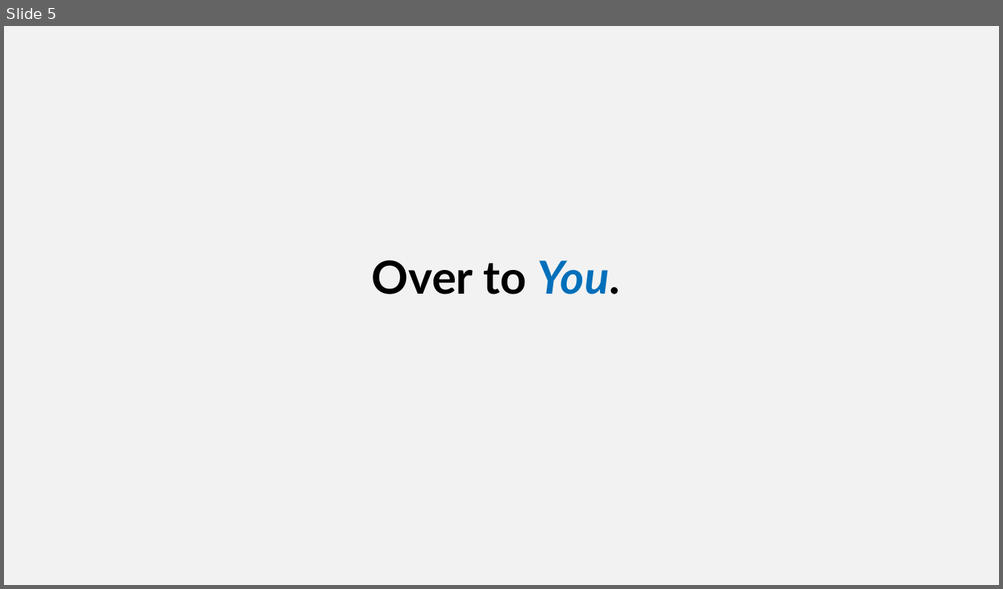
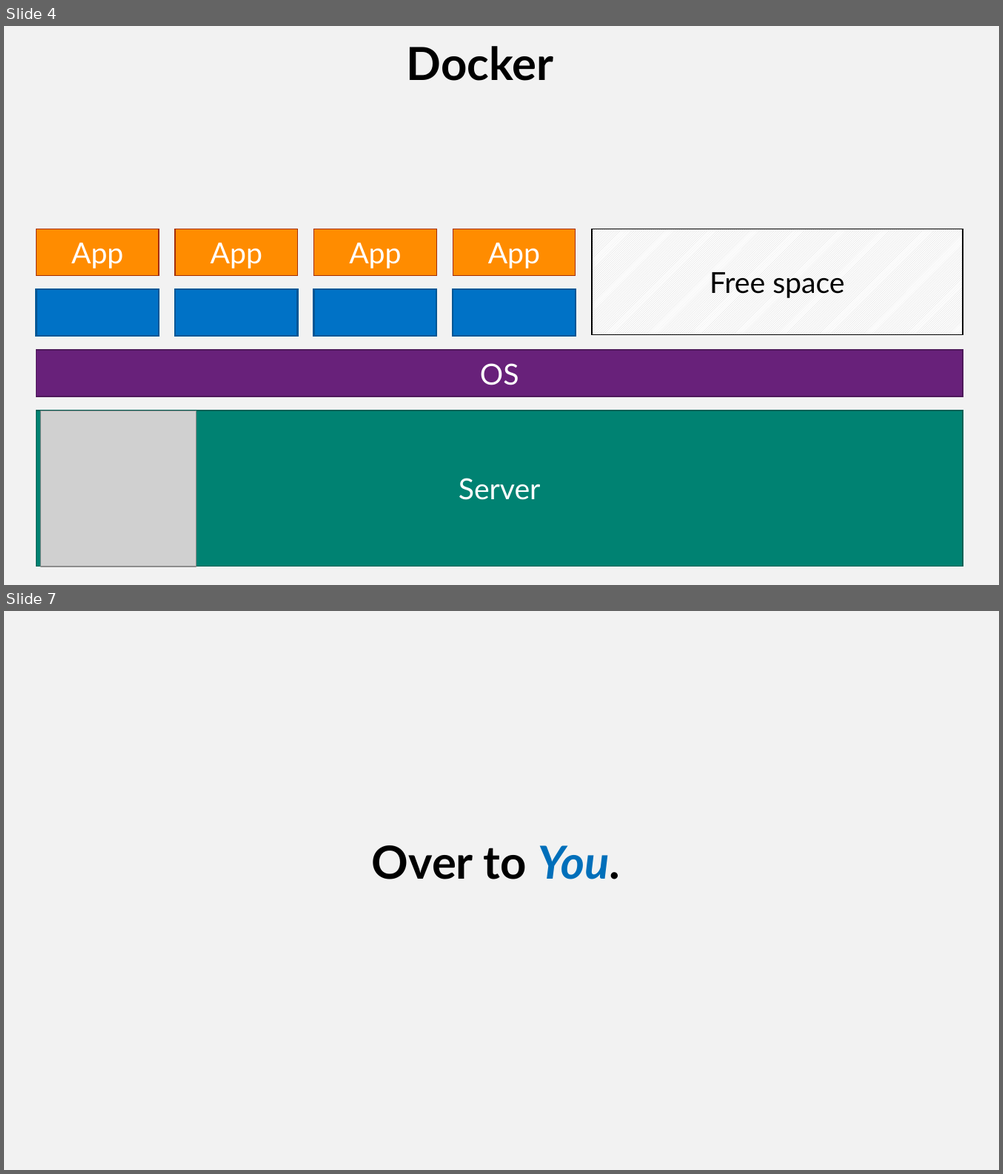
Before and after one commit to SQLShark/MachineLearningFromModelToProduction, a slide deck: Slides/M5 - An Introduction to Docker.pptx. Shown one above the other, each under a label of ours: slide 5 before the commit, slides 4 and 7 after it; the slides between them are not shown. The pictures are 1003x589 and 1003x1174 pixels, drawn with LibreOffice and Linux fonts; fonts in the diff are those of the drawing; grey boxes stand for pictures; background and template pictures are left out. Boxes give left, top, right and bottom in pixels: in the first picture for what was removed or moved away, otherwise in the second. Text is boxed around its words. In the diff, an @@ line names an element or a change of style, - is before the commit and + after.

```diff
--- a/Slides/M5 - An Introduction to Docker.pptx
+++ b/Slides/M5 - An Introduction to Docker.pptx
@@ slide 4 added at [4,26,999,585], background #F2F2F2 @@
@@ text added at [407,46,554,81], 44 pt, text #000000, bold @@
+Docker
@@ rectangle added at [36,229,159,276], fill #FF8C00, outline #A52D00 1 pt, 28 pt, text #FFFFFF @@
+App
@@ rectangle added at [175,229,297,276], fill #FF8C00, outline #A52D00 1 pt, 28 pt, text #FFFFFF @@
+App
@@ rectangle added at [313,229,436,276], fill #FF8C00, outline #A52D00 1 pt, 28 pt, text #FFFFFF @@
+App
@@ rectangle added at [452,229,575,276], fill #FF8C00, outline #A52D00 1 pt, 28 pt, text #FFFFFF @@
+App
@@ rectangle added at [592,229,963,335], fill pattern #D2D2D2 on #FFFFFF, outline #000000 1 pt, 28 pt, text #000000 @@
+Free space
@@ rectangle added at [36,289,159,336], fill pattern #0072C6 on #C1E5FF, outline #005694 1.75 pt @@
@@ rectangle added at [175,289,297,336], fill pattern #0072C6 on #C1E5FF, outline #005694 1.75 pt @@
@@ rectangle added at [313,289,436,336], fill pattern #0072C6 on #C1E5FF, outline #005694 1.75 pt @@
@@ rectangle added at [452,289,575,336], fill pattern #0072C6 on #C1E5FF, outline #005694 1.75 pt @@
@@ rectangle added at [36,350,962,397], fill #68217A, outline #4E195C 1 pt, 28 pt, text #FFFFFF @@
+OS
@@ rectangle added at [36,411,962,567], fill #008272, outline #006256 1 pt, 28 pt, text #FFFFFF @@
+Server
@@ picture added at [40,411,196,567] @@
@@ what was slide 5 is now slide 7 @@
```
Also in this commit, not shown: 1 slide changed, 10 other slides added, 6 slides removed, 15 other files.
